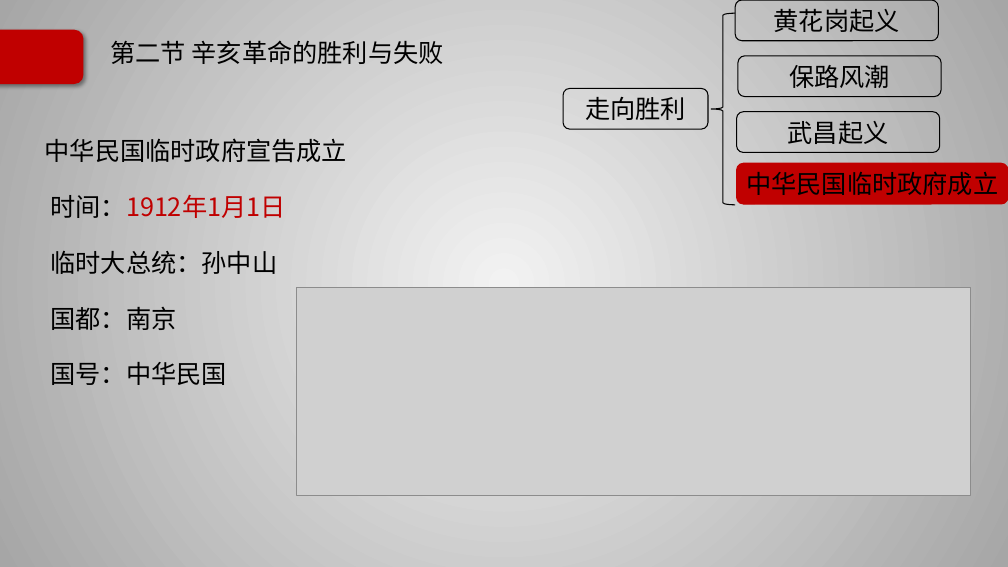
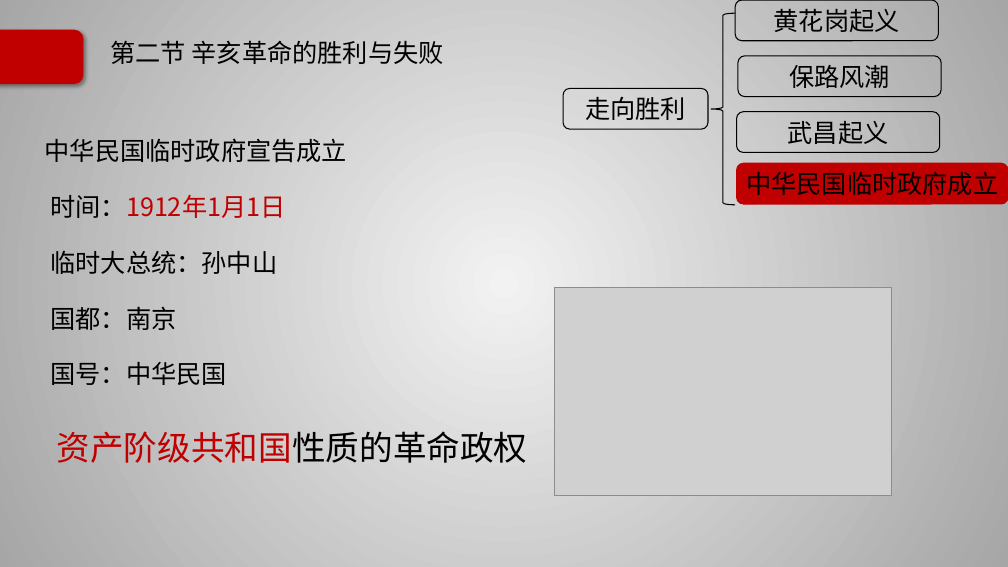
Before and after one commit to Call-me-zhy/tangtang, a slide deck: slide 56 of 5 中国近现代史纲要/课件/中国近现代史纲要精讲3.pptx. Drawn at 1008x567 pixels with LibreOffice and Linux fonts; fonts in the diff are those of the drawing; grey boxes stand for pictures; background and template pictures are left out. Boxes give left, top, right and bottom in pixels: in the first picture for what was removed or moved away, otherwise in the second. Text is boxed around its words. In the diff, an @@ line names an element or a change of style, - is before the commit and + after.

```diff
--- a/5 中国近现代史纲要/课件/中国近现代史纲要精讲3.pptx
+++ b/5 中国近现代史纲要/课件/中国近现代史纲要精讲3.pptx
@@ picture: place and size @@
-picture at <box>296,288,970,496</box>
+picture at <box>555,288,892,496</box>
@@ text added at <box>57,431,528,463</box>, 32 pt, text #C00000 @@
+资产阶级共和国性质的革命政权
```
Also in this commit, not shown: 11 other slides changed, 3 slides removed, 4 other files.
